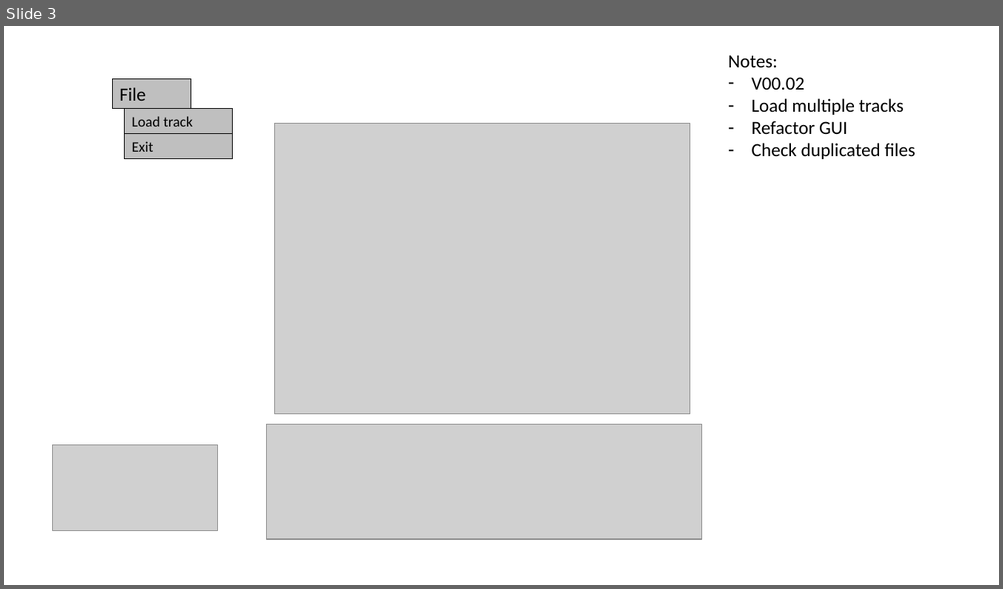
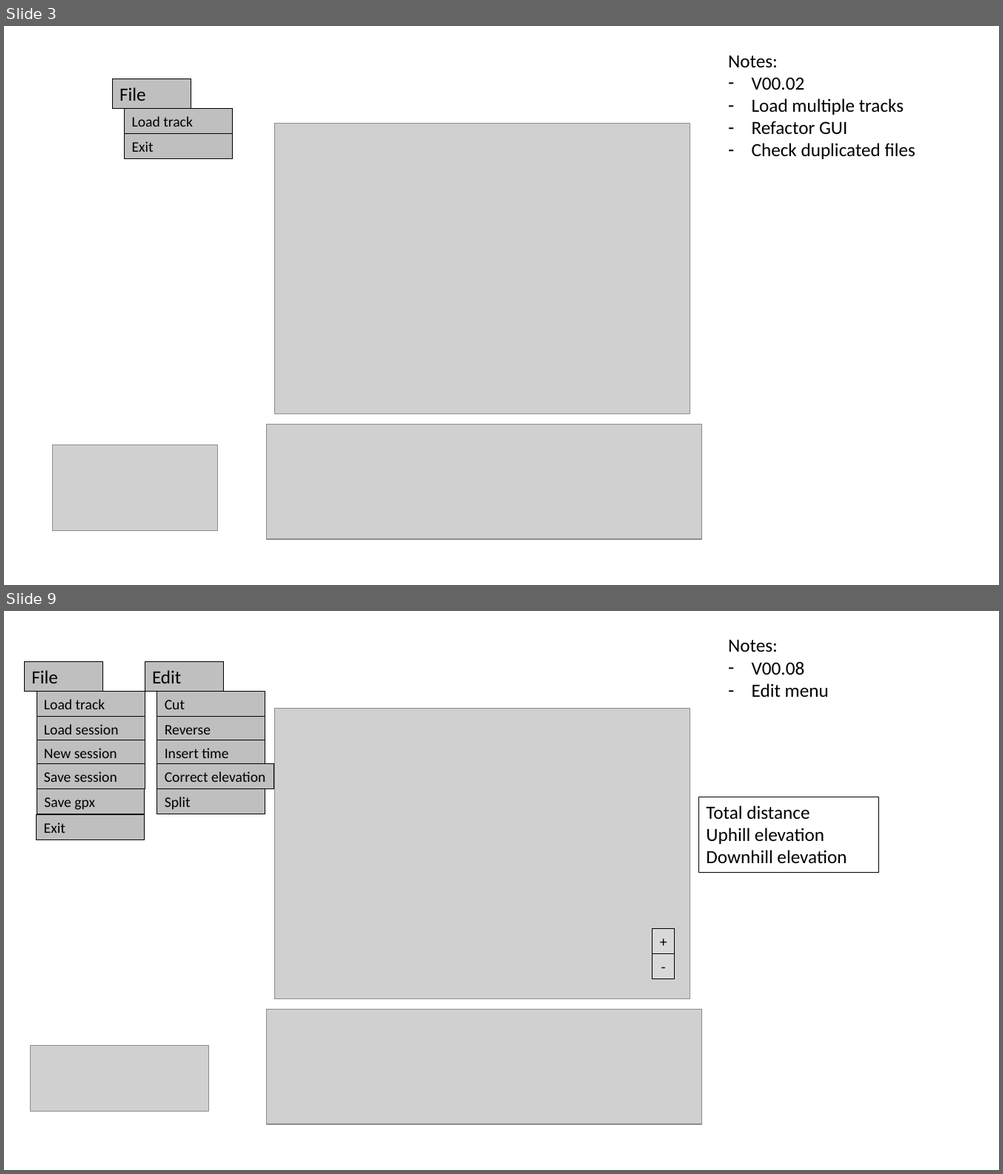
Before and after one commit to TrackEditor/TrackEditor, a slide deck: gui_design.pptx. Shown one above the other, each under a label of ours: slide 3 before the commit, slides 3 and 9 after it; the slides between them are not shown. The pictures are 1003x589 and 1003x1174 pixels, drawn with LibreOffice and Linux fonts; fonts in the diff are those of the drawing; grey boxes stand for pictures. Boxes give left, top, right and bottom in pixels: in the first picture for what was removed or moved away, otherwise in the second. Text is boxed around its words. In the diff, an @@ line names an element or a change of style, - is before the commit and + after.

Commit message:
New menu functions: save/load session

```diff
--- a/gui_design.pptx
+++ b/gui_design.pptx
@@ slide 9 added at [4,611,999,1170], background #FFFFFF @@
@@ text added at [728,639,828,697], 18 pt, text #000000 @@
+Notes:
+– V00.08
+– Edit menu
@@ rectangle added at [24,662,103,692], fill #BFBFBF, outline #000000 0.75 pt, 18 pt, text #000000 @@
+File
@@ rectangle added at [145,662,224,692], fill #BFBFBF, outline #000000 0.75 pt, 18 pt, text #000000 @@
+Edit
@@ rectangle added at [37,692,145,717], fill #BFBFBF, outline #000000 0.75 pt, 14 pt, text #000000 @@
+Load track
@@ rectangle added at [157,692,265,717], fill #BFBFBF, outline #000000 0.75 pt, 14 pt, text #000000 @@
+Cut
@@ rectangle added at [37,717,145,742], fill #BFBFBF, outline #000000 0.75 pt, 14 pt, text #000000 @@
+Load session
@@ rectangle added at [157,717,265,742], fill #BFBFBF, outline #000000 0.75 pt, 14 pt, text #000000 @@
+Reverse
@@ picture added at [275,709,690,999] @@
@@ rectangle added at [37,741,145,766], fill #BFBFBF, outline #000000 0.75 pt, 14 pt, text #000000 @@
+New session
@@ rectangle added at [157,741,265,766], fill #BFBFBF, outline #000000 0.75 pt, 14 pt, text #000000 @@
+Insert time
@@ rectangle added at [37,764,145,789], fill #BFBFBF, outline #000000 0.75 pt, 14 pt, text #000000 @@
+Save session
@@ rectangle added at [157,764,274,789], fill #BFBFBF, outline #000000 0.75 pt, 14 pt, text #000000 @@
+Correct elevation
@@ rectangle added at [37,789,145,815], fill #BFBFBF, outline #000000 0.75 pt, 14 pt, text #000000 @@
+Save gpx
@@ rectangle added at [157,789,265,815], fill #BFBFBF, outline #000000 0.75 pt, 14 pt, text #000000 @@
+Split
@@ rectangle added at [699,797,879,872], outline #000000 0.5 pt, 18 pt, text #000000 @@
+Total distance
+Uphill elevation
+Downhill elevation
@@ rectangle added at [36,815,145,840], fill #BFBFBF, outline #000000 0.75 pt, 14 pt, text #000000 @@
+Exit
@@ rectangle added at [652,929,674,954], fill #D9D9D9, outline #000000 0.75 pt, 14 pt, text #000000 @@
++
@@ rectangle added at [652,954,674,980], fill #D9D9D9, outline #000000 0.75 pt, 14 pt, text #000000 @@
+-
@@ picture added at [267,1009,702,1125] @@
@@ picture added at [30,1046,208,1113] @@
```
Also in this commit, not shown: 2 slides changed, 6 other slides added, 2 other files.
